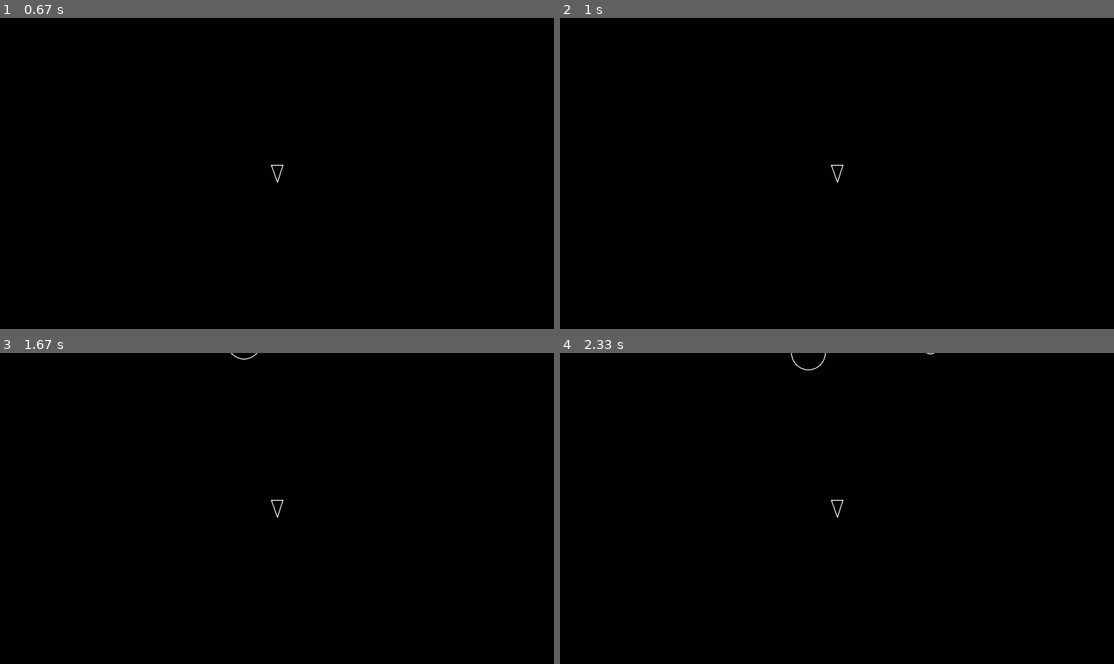
Above: before the commit, frames 1-4 (two rows, left to right).
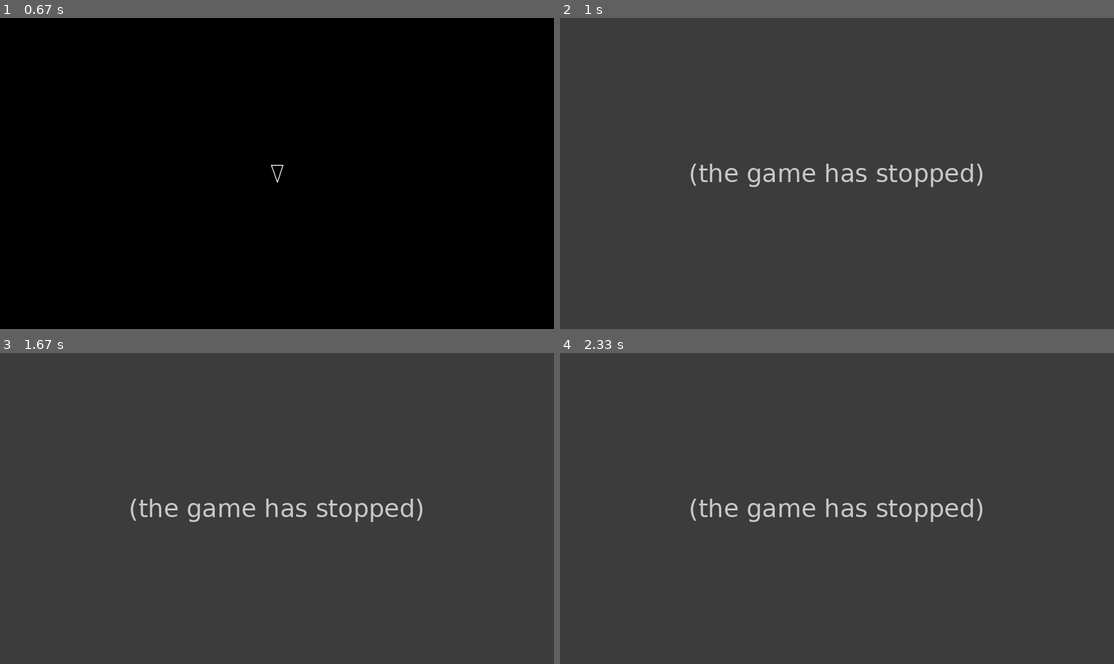
Above: after the commit, the same moments.

Repository: IyzOnline/asteroids__boot_dot_dev
Game: pygame game, started from your-project-name/main.py
Same seed, same stepped clock (60 frames per second), same inputs: the game is played once before the commit and once after it.
Inputs:
- Up to frame 1 (0.67 s): no input
- Up to frame 2 (1 s): no input
- Up to frame 3 (1.67 s): no input
- Up to frame 4 (2.33 s): no input

Frame 1 is identical in both runs. In frame 2, 100% of the frame differs, in the area x 0-100%, y 0-100%; in frame 3, 100%; in frame 4, 100%.
After the commit the program exited at 0.78 s; later frames show no game.

Commit message:
feat: Check for collisions after every position update

Diff:
--- a/your-project-name/main.py
+++ b/your-project-name/main.py
@@ -1,6 +1,7 @@
 import pygame
+import sys
 from constants import SCREEN_WIDTH, SCREEN_HEIGHT
-from logger import log_state
+from logger import log_state, log_event
 from player import Player
 from asteroid import Asteroid
 from asteroidfield import AsteroidField
@@ -35,6 +36,12 @@
         dt = clock.tick(60) / 1000
         screen.fill("black")
         updatable.update(dt)
+        for asteroid in asteroids:
+            if asteroid.collides_with(player):
+                log_event("player_hit")
+                print("Game over!")
+                sys.exit()
+
         for indv_drawable in drawable:
             indv_drawable.draw(screen)
         pygame.display.flip()
